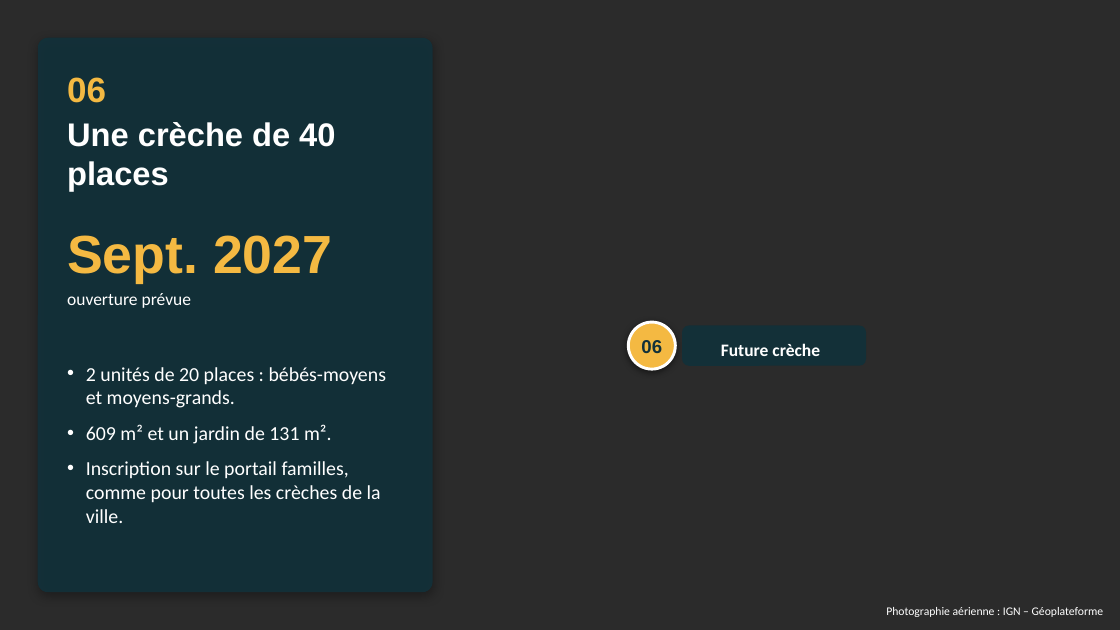
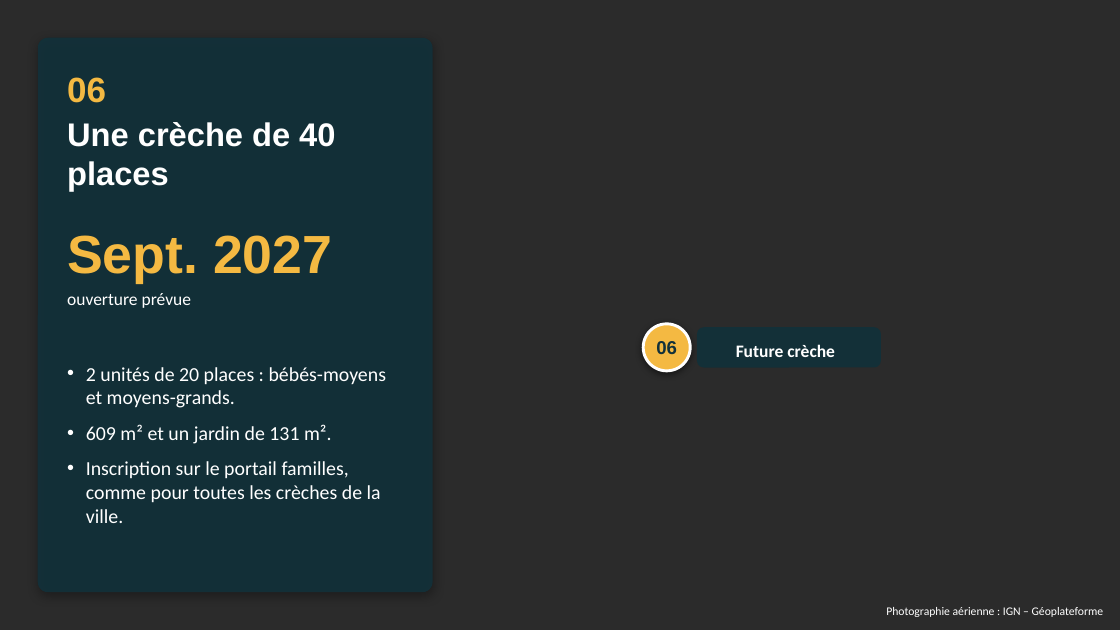
Before and after one commit to benjaminboussemart74-design/Operation_robespierre, a slide deck: slide 10 of reunion_ecoquartier_2026-10-05/Reunion_publique_Ecoquartier_vues_aeriennes.pptx. Drawn at 1120x630 pixels with LibreOffice and Linux fonts; fonts in the diff are those of the drawing; background and template pictures are left out; a plain dark background stands for a picture behind light text. Boxes give left, top, right and bottom in pixels: in the first picture for what was removed or moved away, otherwise in the second. Text is boxed around its words. In the diff, an @@ line names an element or a change of style, - is before the commit and + after.

```diff
--- a/reunion_ecoquartier_2026-10-05/Reunion_publique_Ecoquartier_vues_aeriennes.pptx
+++ b/reunion_ecoquartier_2026-10-05/Reunion_publique_Ecoquartier_vues_aeriennes.pptx
@@ text "06": place and size @@
-text "06" at [641, 340, 662, 353]
+text "06" at [656, 341, 677, 354]
@@ ellipse: place and size @@
-ellipse at [628, 322, 676, 369]
+ellipse at [644, 324, 691, 371]
@@ rounded rectangle "Future crèche": place and size @@
-rounded rectangle "Future crèche" at [682, 325, 866, 365]
+rounded rectangle "Future crèche" at [697, 328, 881, 368]
```
Also in this commit, not shown: 2 other slides changed, 1 other file.
